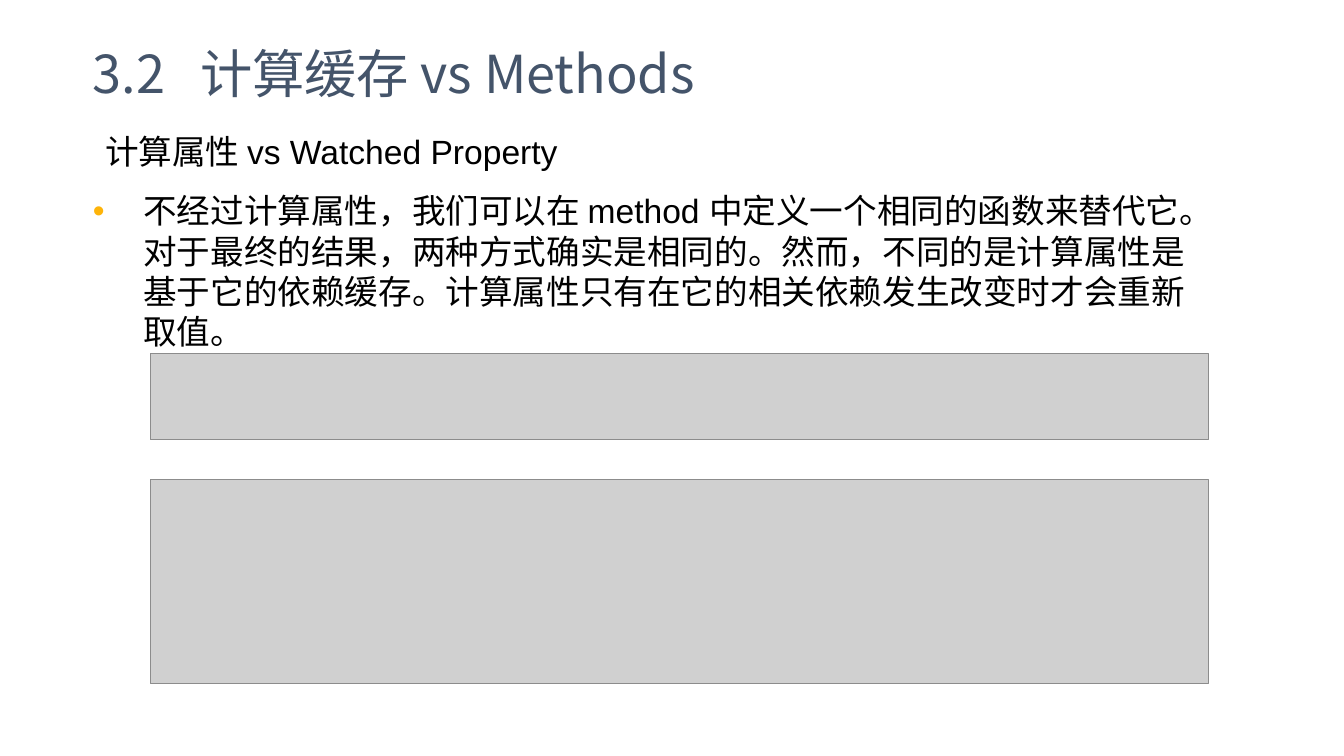
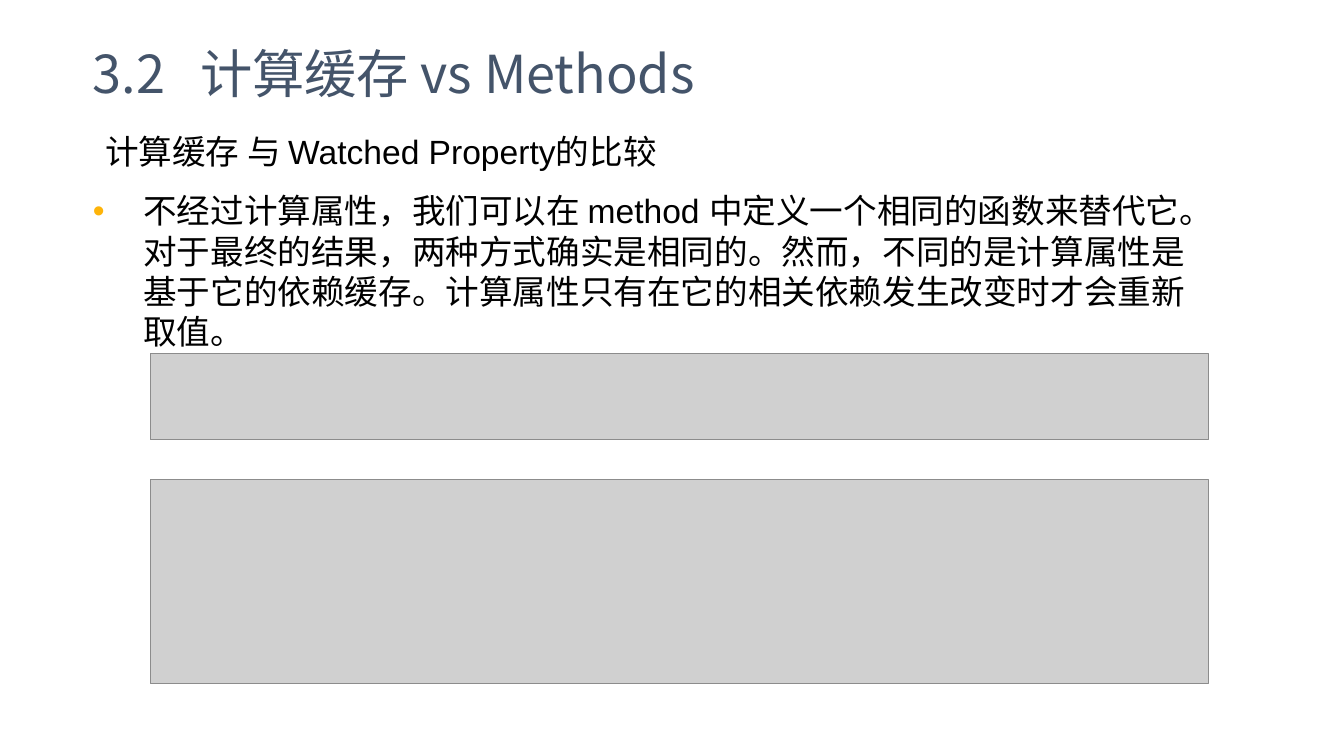
Before and after one commit to yxl2628/vuejs, a slide deck: slide 24 of 02 Vue基础.pptx. Drawn at 1344x756 pixels with LibreOffice and Linux fonts; fonts in the diff are those of the drawing; grey boxes stand for pictures. Boxes give left, top, right and bottom in pixels: in the first picture for what was removed or moved away, otherwise in the second. Text is boxed around its words. In the diff, an @@ line names an element or a change of style, - is before the commit and + after.

```diff
--- a/02 Vue基础.pptx
+++ b/02 Vue基础.pptx
@@ text at <box>105,135,657,170</box>: text changed @@
-计算属性 vs Watched Property
+计算缓存 与 Watched Property的比较
```
Also in this commit, not shown: 40 other slides changed, 1 other file.
